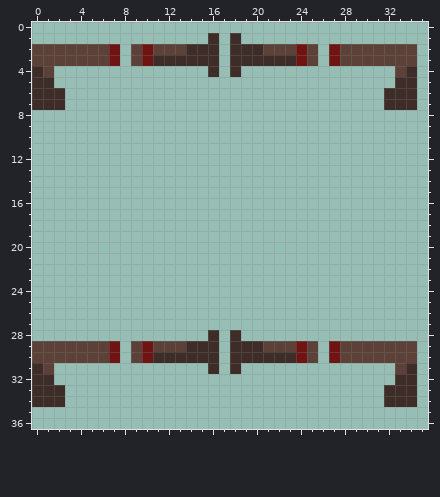
Two states of a pixel-art sprite, Sources/Modules/Yggdrasil/YggdrasilTown/Tiles/SideHangingLantern_Post.png. Above, as it was before the edit.
The file is 72x108 pixels, drawn in blocks of 2x2; one block is one cell here. Shown: x 0..35, y 0..36.
And afterwards:
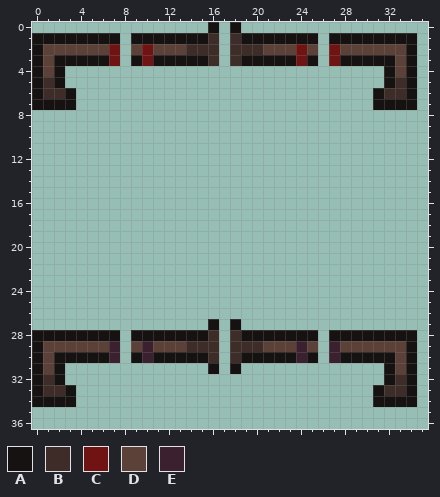
Palette (. is transparent): A #161211  B #3d2c28  C #701413  D #5b4137  E #3b202f
Change:
Changed rows in their new state; - is an unchanged pixel.
first column x 0:
 0 ----------------A-A----------------
 1 AAAAAAAA-AAAAAAA---AAAAAAA-AAAAAAAA
 2 A---------------------------------A
 3 A-AAAAA--A-AAAAA---AAAAA-A--AAAAA-A
 4 A-A-------------.-.-------------A-A
 5 A-A-----------------------------A-A
 6 A--A---------------------------A--A
 7 AAAA---------------------------AAAA
first column x 0:
27 ----------------A-A----------------
28 AAAAAAAA-AAAAAAA---AAAAAAA-AAAAAAAA
29 A------E--E-------------E--E------A
30 A-AAAAAE-AEAAAAA---AAAAAEA-EAAAAA-A
31 A-A-------------A-A-------------A-A
32 A-A-----------------------------A-A
33 A--A---------------------------A--A
34 AAAA---------------------------AAAA
Boxes around the changes in both pictures, in picture pixels (x1, y1, x2, y2):
changed: (32, 22, 417, 110)
changed: (32, 319, 417, 407)
